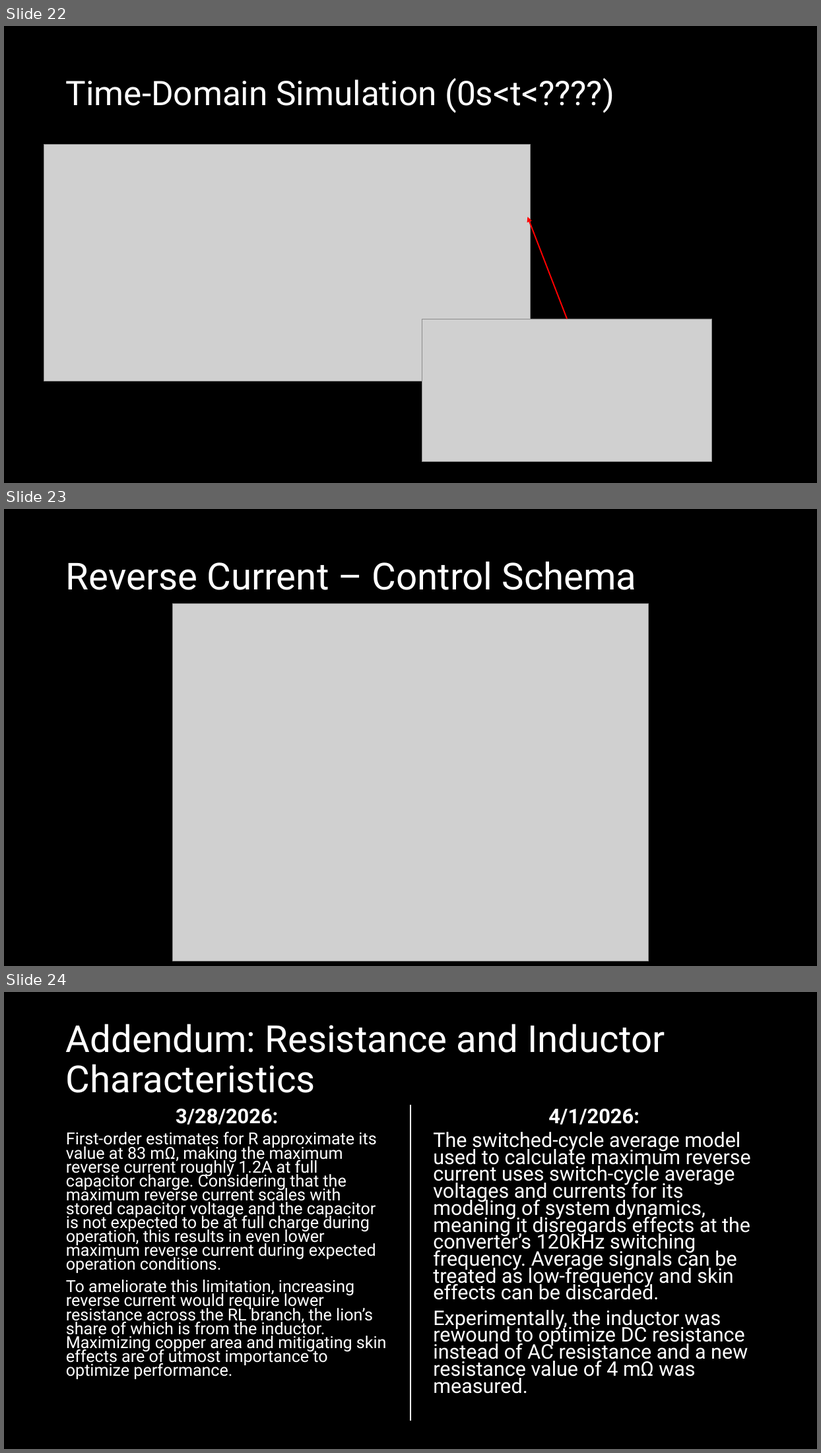
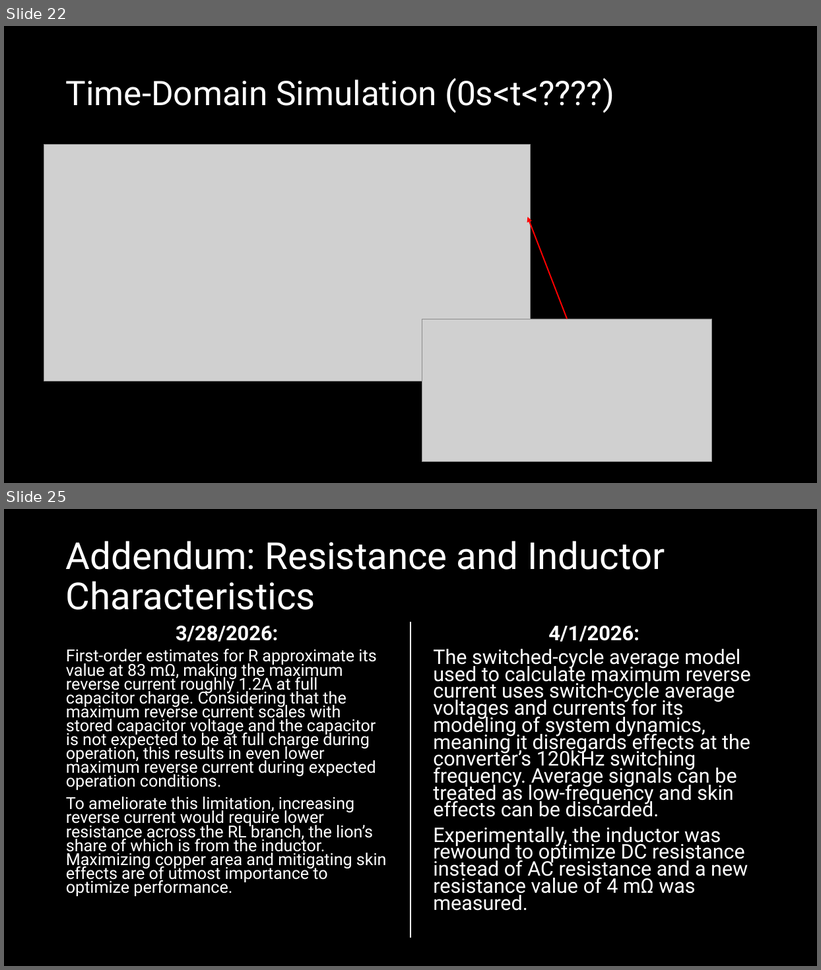
Before and after one commit to ut-ras/rm_electrical-supercap_v2, a slide deck: UT Robomasters – Supercap Power Stage Modeling.pptx. Shown one above the other, each under a label of ours: slides 22, 23 and 24 before the commit, slides 22 and 25 after it; the slides between them are not shown. The pictures are 821x1453 and 821x970 pixels, drawn with LibreOffice and Linux fonts; fonts in the diff are those of the drawing; grey boxes stand for pictures. Boxes give left, top, right and bottom in pixels: in the first picture for what was removed or moved away, otherwise in the second. Text is boxed around its words. In the diff, an @@ line names an element or a change of style, - is before the commit and + after.

```diff
--- a/UT Robomasters – Supercap Power Stage Modeling.pptx
+++ b/UT Robomasters – Supercap Power Stage Modeling.pptx
@@ slide 23 removed at (4, 509, 817, 966), background #000000 @@
@@ title removed at (66, 561, 637, 590) @@
-Reverse Current – Control Schema
@@ picture removed at (172, 604, 649, 962) @@
@@ what was slide 24 is now slide 25 @@
```
Also in this commit, not shown: 2 slides added, 1 other file.
